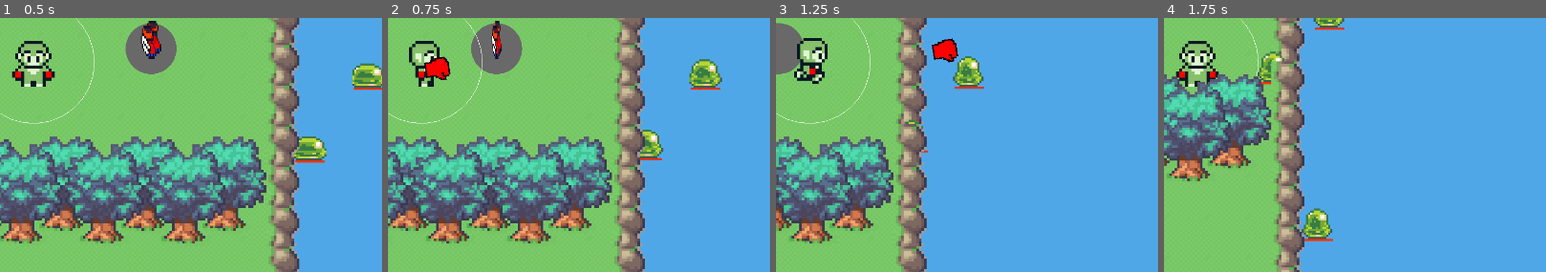
Above: before the commit, frames 1-4 (left to right).
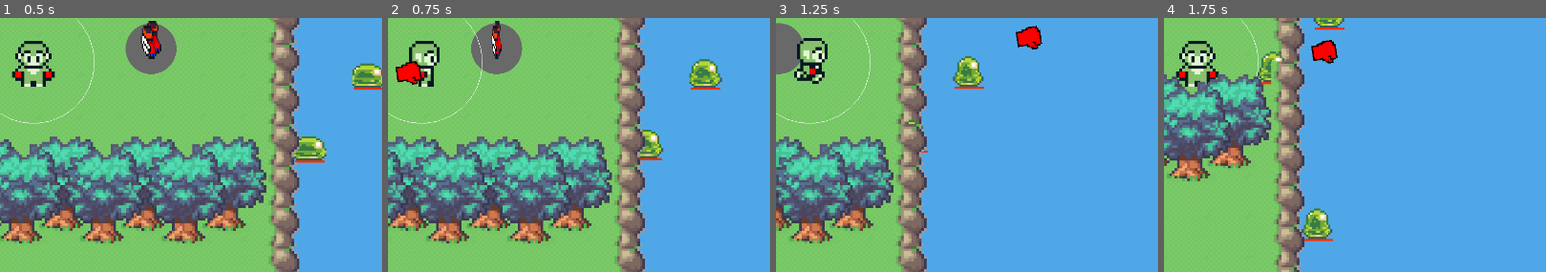
Above: after the commit, the same moments.

Repository: WhatDoor/InfiniBoxer
Game: Godot game, scene res://main.tscn
Two runs of this game, one before a commit and one after it. Both use one fixed random seed, a clock stepped at 60 frames per second and the inputs below.
Inputs (mouse positions are % of the whole screen's width and height, from its top left):
- Up to frame 1 (0.5 s): no input
- Up to frame 2 (0.75 s): tap Enter at 0.5 s; move the mouse to (72, 45) at 0.52 s; hold Right (right) from 0.53 s (still down); tap Space (glove_toggle) at 0.6 s; click (72, 45) at 0.67 s
- Up to frame 3 (1.25 s): keep holding Right (right)
- Up to frame 4 (1.75 s): move the mouse to (30, 55) at 1.27 s; release Right (right) at 1.28 s; hold Down (down) from 1.28 s (still down); tap Space (glove_toggle) at 1.35 s
The pictures show only the part of the screen within x 46-96%, y 41-91%; the shares and areas given below are measured in that part.

Frame 1 is identical in both runs. In frame 2, 1.0% of the frame differs, in the area x 2-17%, y 15-27%; in frame 3, 1.0%, in the area x 40-70%, y 3-18%; in frame 4, 0.5%.

Commit message:
fixed delta issues

Diff:
--- a/combo_glove.gd
+++ b/combo_glove.gd
@@ -4,8 +4,8 @@
 	super(given_player, given_startingPOS, given_direction, given_type)
 
 	#new variables
-	max_speed = 20
-	ACCELERATION = 2.5
+	max_speed = 805
+	ACCELERATION = 35.0
 	damage = 10
 	momentum = 8
 	push_strength = 2700
--- a/enemy.gd
+++ b/enemy.gd
@@ -39,7 +39,6 @@
 		player_hit.emit()
 
 func take_damage(dmg: int):
-	print(dmg)
 	HP -= dmg
 	HP_bar.value = HP
 
--- a/glove.gd
+++ b/glove.gd
@@ -9,12 +9,12 @@
 var handedness: String
 
 var speed = 0.0
-var max_speed = 12.0
-var ACCELERATION = 1.2
+var max_speed = 615.0
+var ACCELERATION = 15.0
 
 var returning = false
 var return_speed = 0.0
-var return_acceleration = 0.10
+var return_acceleration = 2.5
 
 var max_range = 70.0
 var damage = 5
@@ -53,15 +53,15 @@
 		set_collision_mask_value(3, false) #no longer detect enemies on the way back
 
 	if (returning):
-		#print(speed)
+		print(speed)
 		return_speed += return_acceleration
 
 		var return_position = player.find_child(handedness + "_hand").position
-		position = position.move_toward(return_position, return_speed)
+		position = position.move_toward(return_position, return_speed * delta)
 		#position = Vector2(position.x + (player.position.x * return_speed), position.y + (player.position.y * return_speed))
 	else:
 		speed += ACCELERATION
-		var relative_attempted_position = Vector2(position.x + (direction.x * speed), position.y + (direction.y * speed))
+		var relative_attempted_position = Vector2(position.x + (direction.x * speed * delta), position.y + (direction.y * speed * delta))
 
 		position = relative_attempted_position
 
--- a/mega_cross.gd
+++ b/mega_cross.gd
@@ -5,12 +5,12 @@
 
 	#new variables
 	max_speed = 20
-	ACCELERATION = 2.5
+	ACCELERATION = 35.0
 	damage = 10
 	push_strength = 2700
 	momentum = 50
 
-	return_acceleration = 0.075
+	return_acceleration = 2.0
 
 func calculate_damage():
 	return damage
--- a/player.gd
+++ b/player.gd
@@ -69,7 +69,6 @@
 			dash_frames = 0
 
 	var move_amount = move_speed * delta
-
 
 	if direction_x != 0.0 || direction_y != 0.0:
 		velocity = Vector2(direction_x, direction_y) * move_amount
